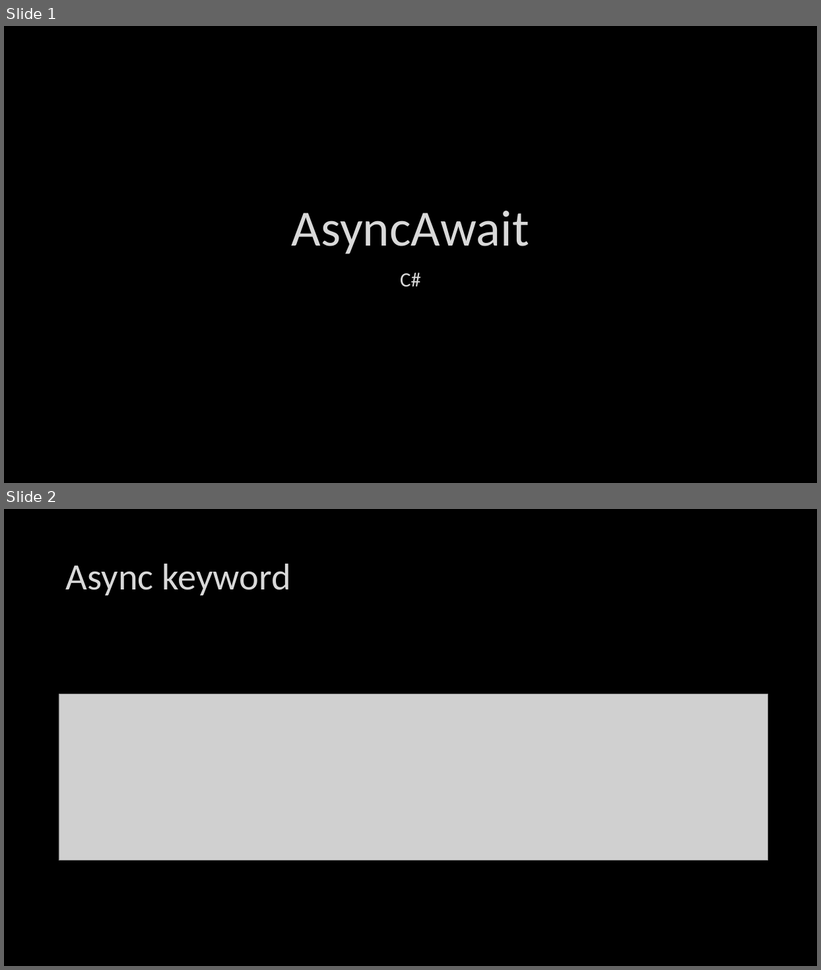
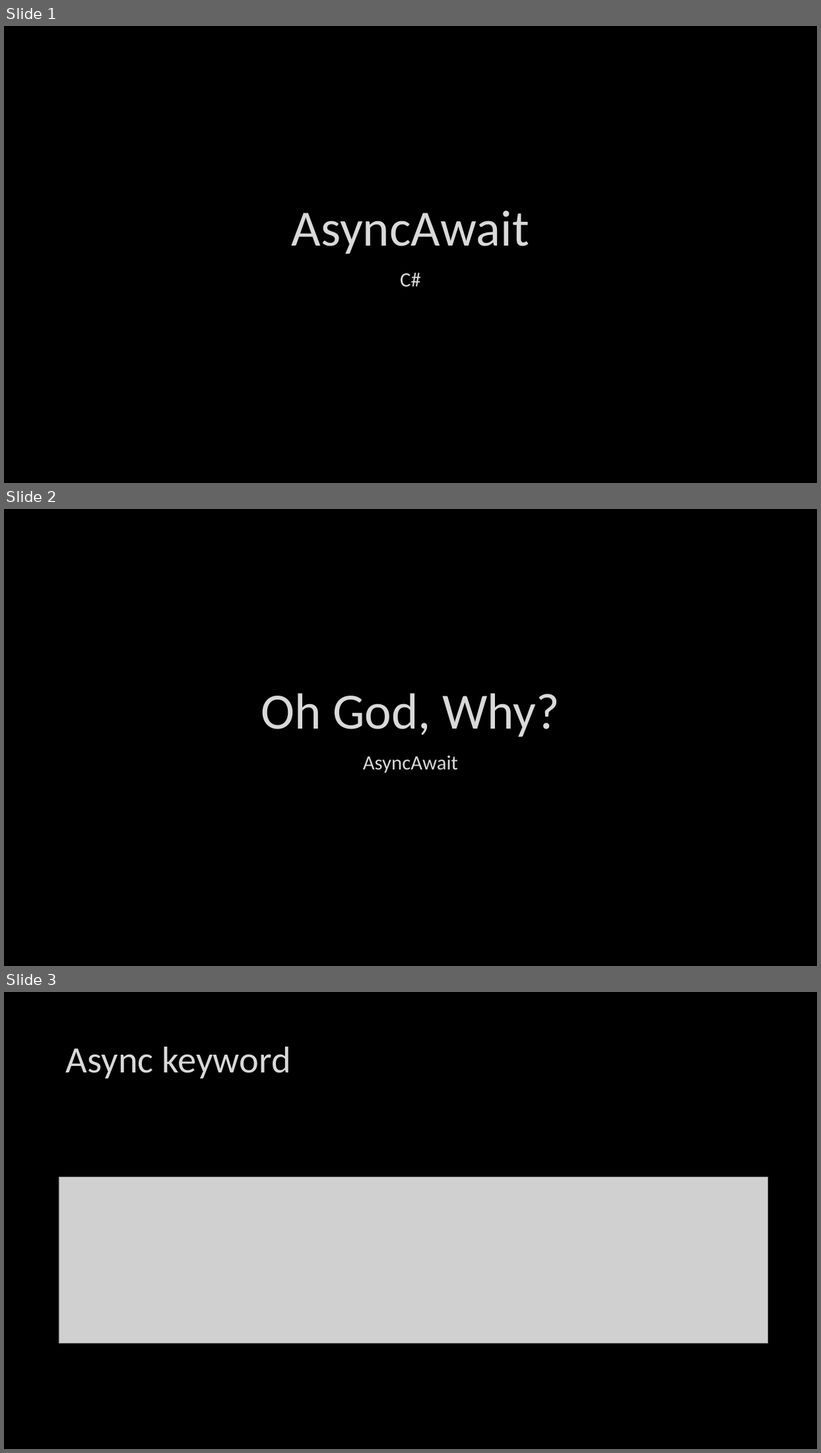
Before and after one commit to tolltech/it-curse, a slide deck: multithreading/asyncawait.pptx. Shown one above the other, each under a label of ours: slides 1 and 2 before the commit, slides 1, 2 and 3 after it. The pictures are 821x970 and 821x1453 pixels, drawn with LibreOffice and Linux fonts; fonts in the diff are those of the drawing; grey boxes stand for pictures. Boxes give left, top, right and bottom in pixels: in the first picture for what was removed or moved away, otherwise in the second. Text is boxed around its words. In the diff, an @@ line names an element or a change of style, - is before the commit and + after.

Commit message:
async continue

```diff
--- a/multithreading/asyncawait.pptx
+++ b/multithreading/asyncawait.pptx
@@ slide 2 added at (x1=4, y1=509, x2=817, y2=966), background #000000 @@
@@ title added at (x1=261, y1=693, x2=560, y2=737), 60 pt, text #D9D9D9 @@
+Oh God, Why?
@@ subtitle added at (x1=363, y1=756, x2=458, y2=773), 24 pt, text #D9D9D9 @@
+AsyncAwait
@@ what was slide 2 is now slide 3 @@
```
Also in this commit, not shown: 2 other slides added.
